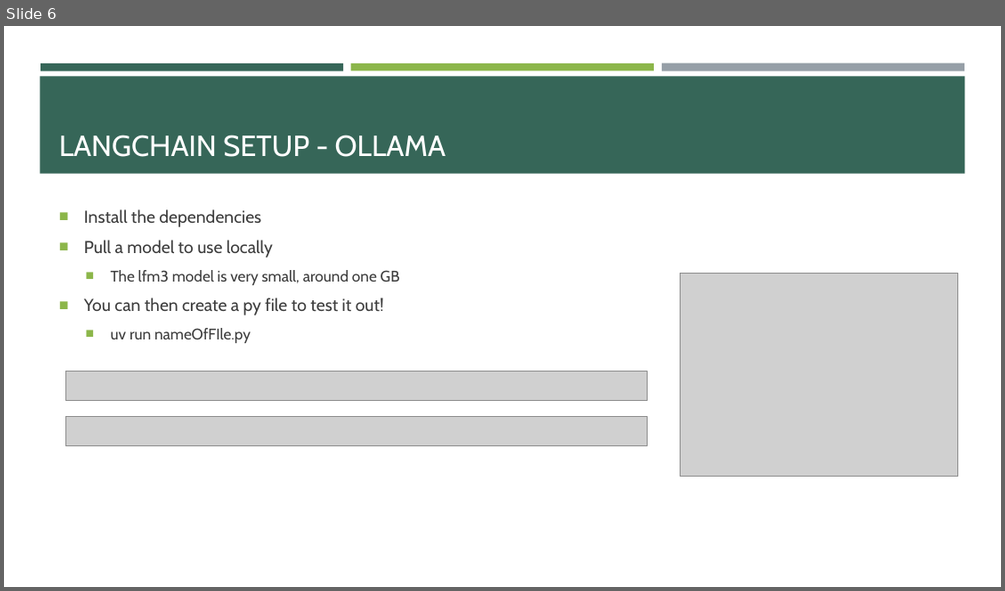
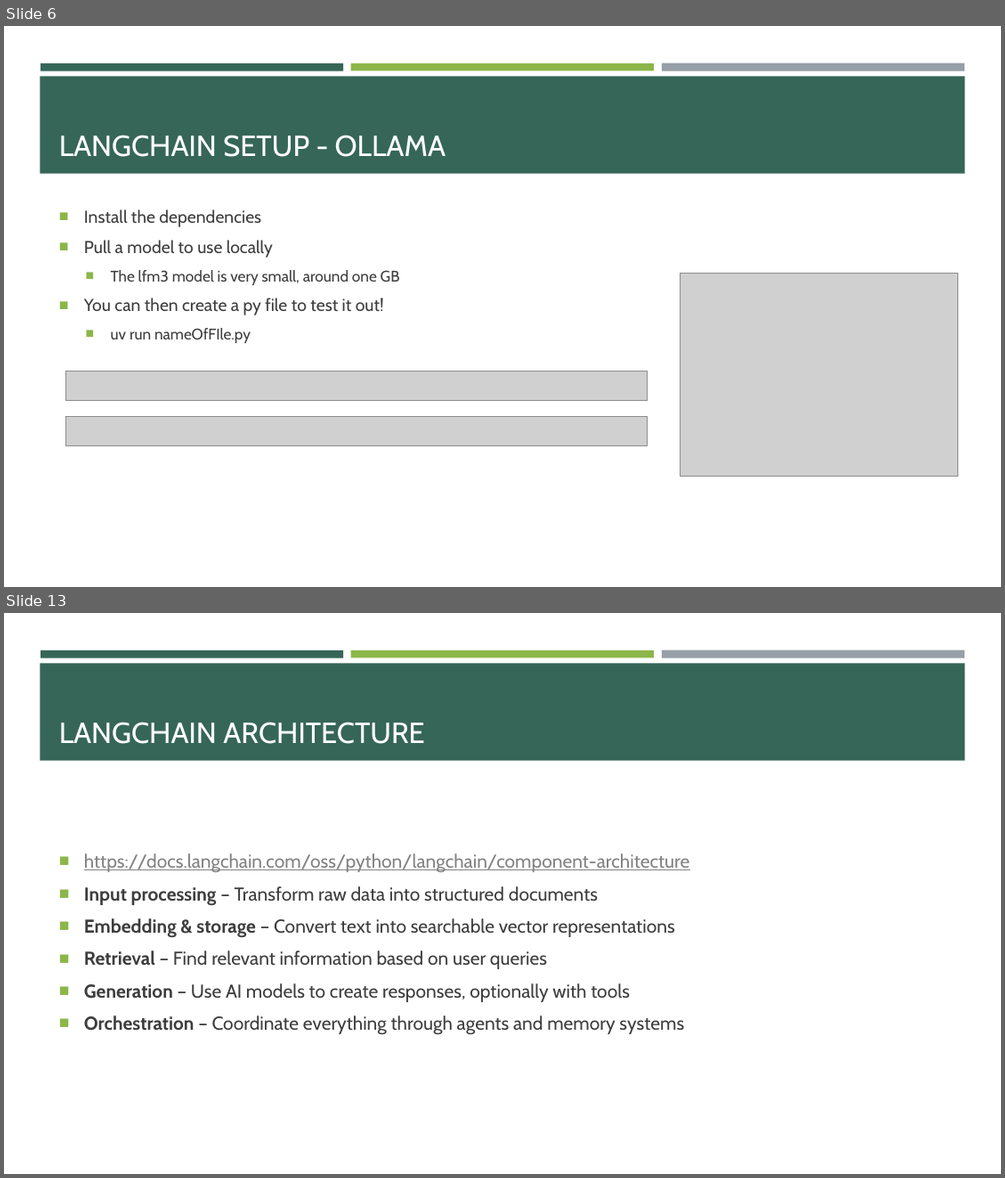
Before and after one commit to e-m-wilson/java-fs, a slide deck: Week_11/langchain.pptx. Shown one above the other, each under a label of ours: slide 6 before the commit, slides 6 and 13 after it; the slides between them are not shown. The pictures are 1005x591 and 1005x1178 pixels, drawn with LibreOffice and Linux fonts; fonts in the diff are those of the drawing; grey boxes stand for pictures. Boxes give left, top, right and bottom in pixels: in the first picture for what was removed or moved away, otherwise in the second. Text is boxed around its words. In the diff, an @@ line names an element or a change of style, - is before the commit and + after.

```diff
--- a/Week_11/langchain.pptx
+++ b/Week_11/langchain.pptx
@@ slide 13 added at [4,613,1001,1174], background #FFFFFF; not listed: 4 template elements that a slide beside it also shows @@
@@ title added at [59,722,425,744], 28 pt, text #FFFFFF @@
+LANGCHAIN ARCHITECTURE
@@ text added at [84,853,689,1035], 18 pt, text #3D3D3D @@
+■ https://docs.langchain.com/oss/python/langchain/component-architecture
+■ Input processing – Transform raw data into structured documents
+■ Embedding & storage – Convert text into searchable vector representations
+■ Retrieval – Find relevant information based on user queries
+■ Generation – Use AI models to create responses, optionally with tools
+■ Orchestration – Coordinate everything through agents and memory systems
```
Also in this commit, not shown: 1 slide changed, 11 other slides added, 18 other files.
